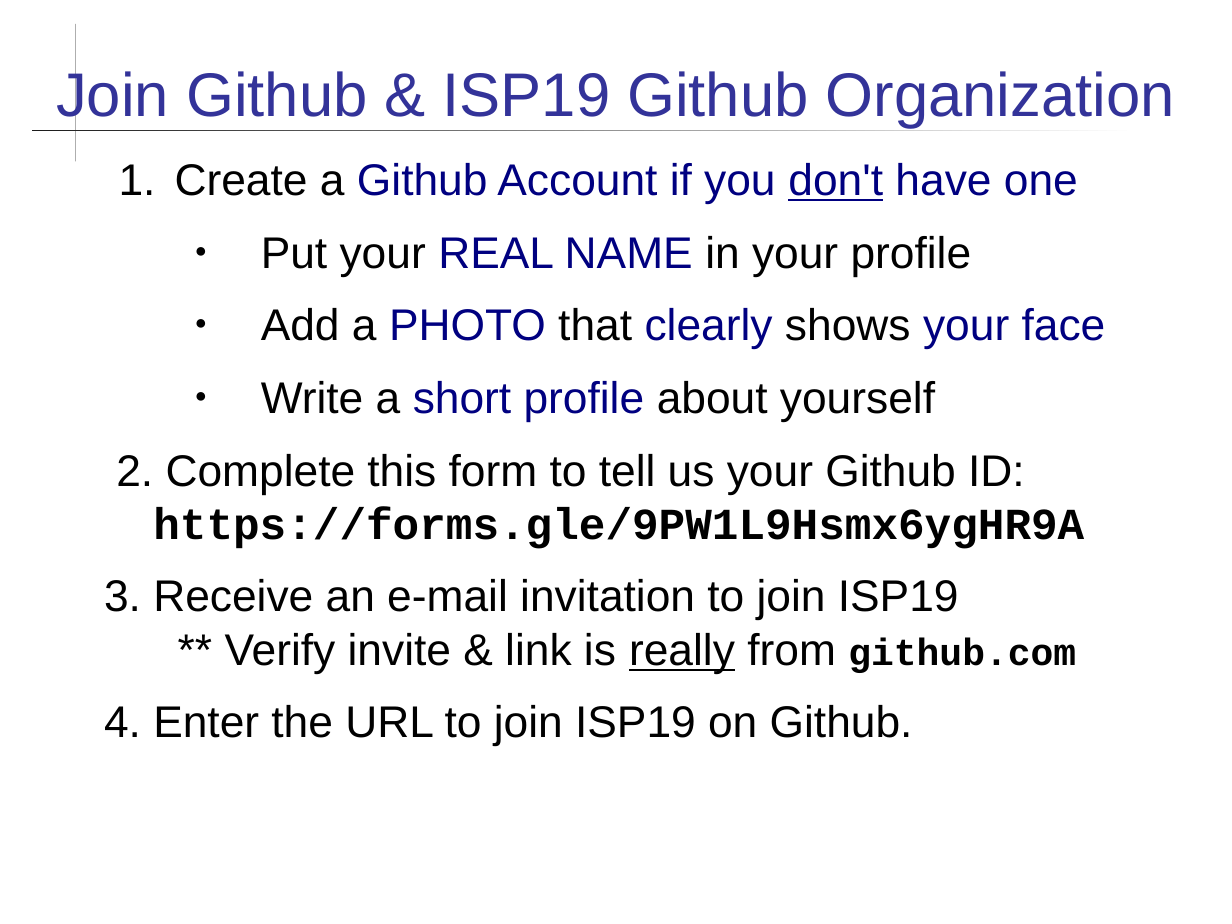
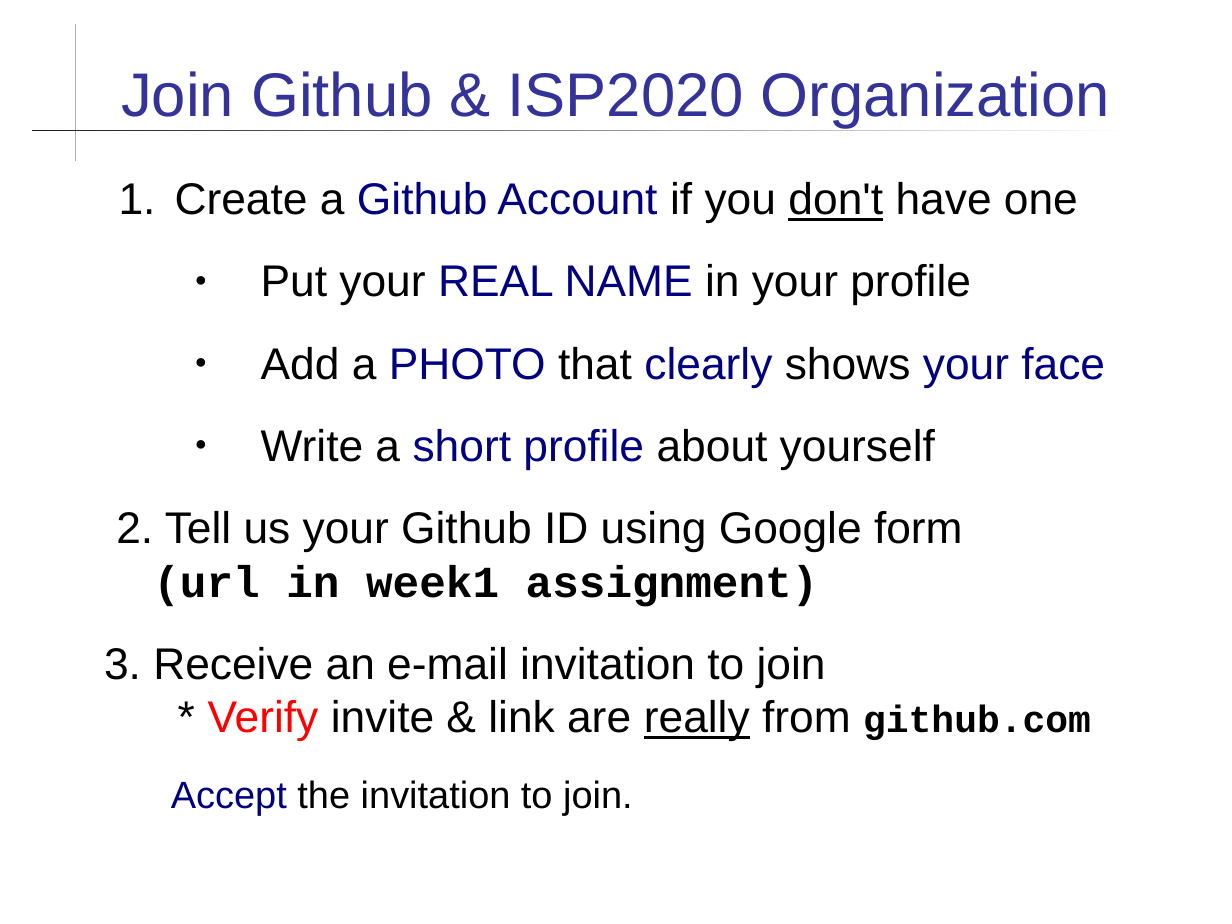
Before and after one commit to cpske/ISP, a slide deck: slide 3 of git/Using-Github.ppt. Drawn at 1232x924 pixels with LibreOffice and Linux fonts; fonts in the diff are those of the drawing. Boxes give left, top, right and bottom in pixels: in the first picture for what was removed or moved away, otherwise in the second. Text is boxed around its words. In the diff, an @@ line names an element or a change of style, - is before the commit and + after.

```diff
--- a/git/Using-Github.ppt
+++ b/git/Using-Github.ppt
@@ title at box(121, 71, 1110, 128): text changed @@
-Join Github & ISP19 Github Organization
+Join Github & ISP2020 Organization
@@ text "Create a Github Account if ...": place and size @@
-text "Create a Github Account if ..." at box(104, 163, 1106, 746)
+text "Create a Github Account if ..." at box(104, 182, 1105, 815)
@@ text at box(175, 182, 1105, 469): text colour #000080 to #000000 in "if you don't have one"; more space between paragraphs @@
@@ text at box(104, 511, 1091, 815): text changed @@
-2. Complete this form to tell us your Github ID:
-https://forms.gle/9PW1L9Hsmx6ygHR9A
-3. Receive an e-mail invitation to join ISP19
-** Verify invite & link is really from github.com
-4. Enter the URL to join ISP19 on Github.
+2. Tell us your Github ID using Google form
+(url in week1 assignment)
+3. Receive an e-mail invitation to join
+* Verify invite & link are really from github.com
+Accept the invitation to join.
```
Also in this commit, not shown: 12 other slides changed, 2 slides added, 28 other files.
